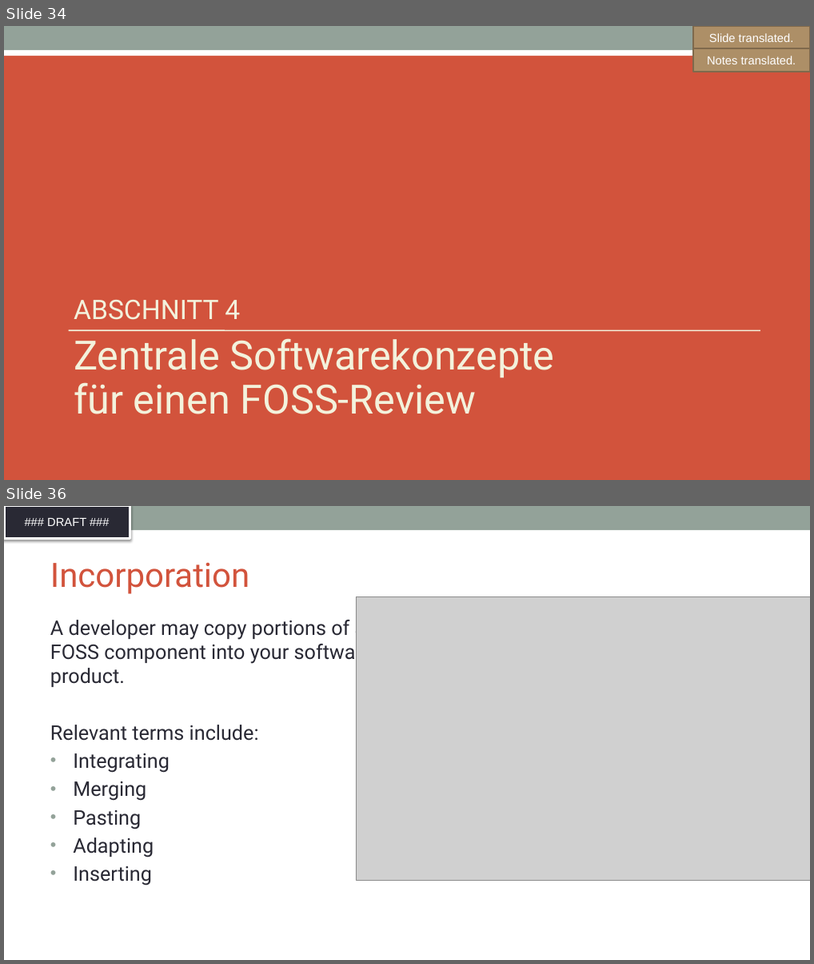
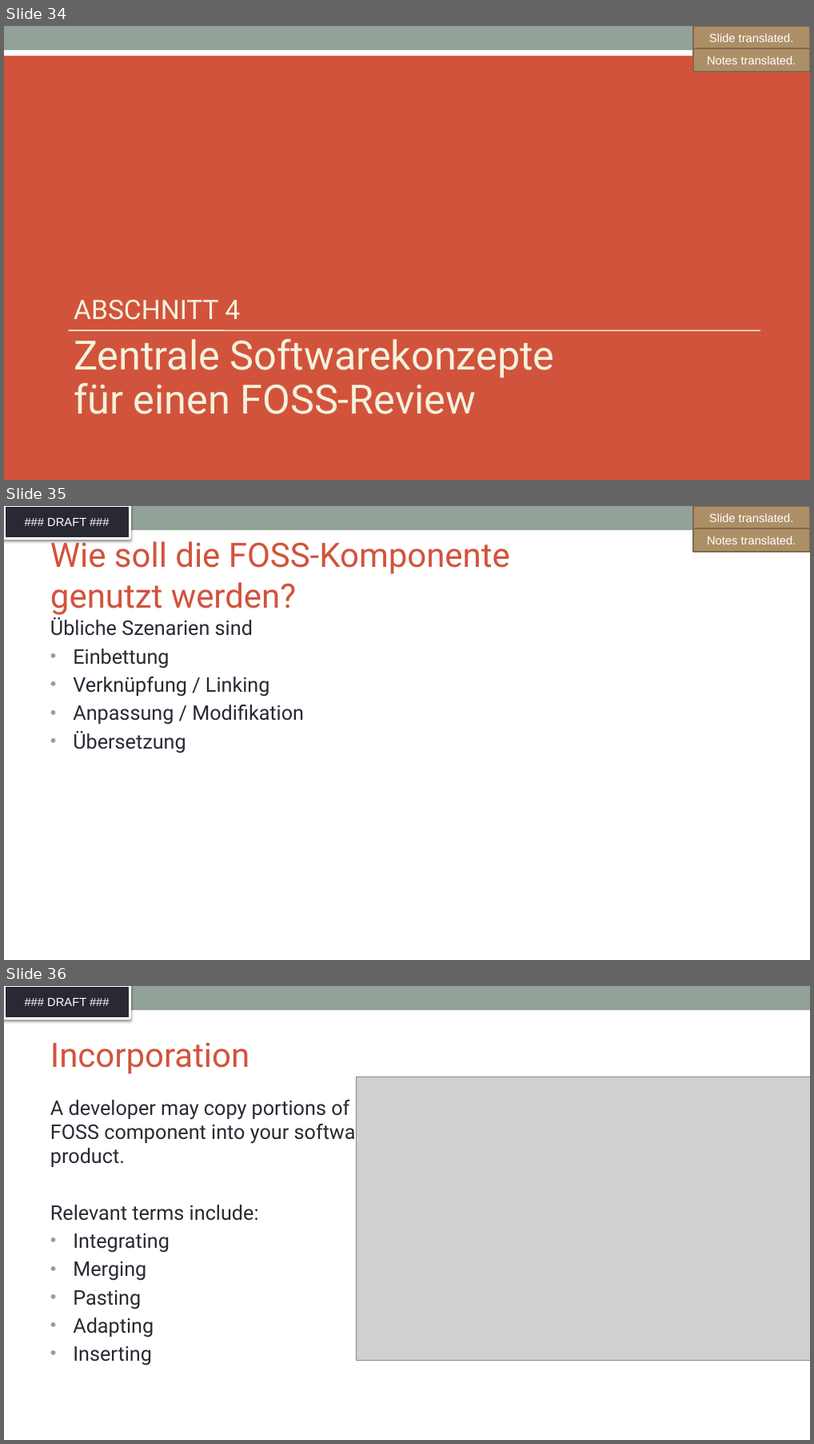
Before and after one commit to SThanheiser/curriculum, a slide deck: translation-DE/slides/DFT_openchain-curriculum-for-1-1_GER.pptx. Shown one above the other, each under a label of ours: slides 34 and 36 before the commit, slides 34, 35 and 36 after it; the slides between them are not shown. The pictures are 814x964 and 814x1444 pixels, drawn with LibreOffice and Linux fonts; fonts in the diff are those of the drawing; grey boxes stand for pictures; background and template pictures are left out. Boxes give left, top, right and bottom in pixels: in the first picture for what was removed or moved away, otherwise in the second. Text is boxed around its words. In the diff, an @@ line names an element or a change of style, - is before the commit and + after.

Commit message:
translation of slides 27-30, 35

```diff
--- a/translation-DE/slides/DFT_openchain-curriculum-for-1-1_GER.pptx
+++ b/translation-DE/slides/DFT_openchain-curriculum-for-1-1_GER.pptx
@@ slide 35 added at <box>4,506,810,960</box>, background #FFFFFF; not listed: 2 template elements that a slide beside it also shows @@
@@ rectangle added at <box>694,506,810,529</box>, fill #AD8F67, outline #806A4C 2 pt, 14 pt, text #FFFFFF @@
+Slide translated.
@@ rectangle added at <box>694,528,810,552</box>, fill #AD8F67, outline #806A4C 2 pt, 14 pt, text #FFFFFF @@
+Notes translated.
@@ title added at <box>50,536,510,615</box>, 40 pt, text #D2533C @@
+Wie soll die FOSS-Komponente
+genutzt werden?
@@ text added at <box>50,617,304,753</box>, 24 pt, text #292934 @@
+Übliche Szenarien sind
+• Einbettung
+• Verknüpfung / Linking
+• Anpassung / Modifikation
+• Übersetzung
```
Also in this commit, not shown: 2 slides changed, 2 other slides added, 3 slides removed.
